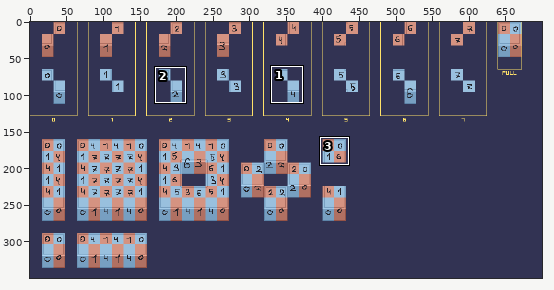
Edited in one commit: pixel-art file (src/Арт-Дизайн/Шаблоны/Wall.aseprite). Above: a wide view before the commit, with the close-up outlined.
Close-up. Before:
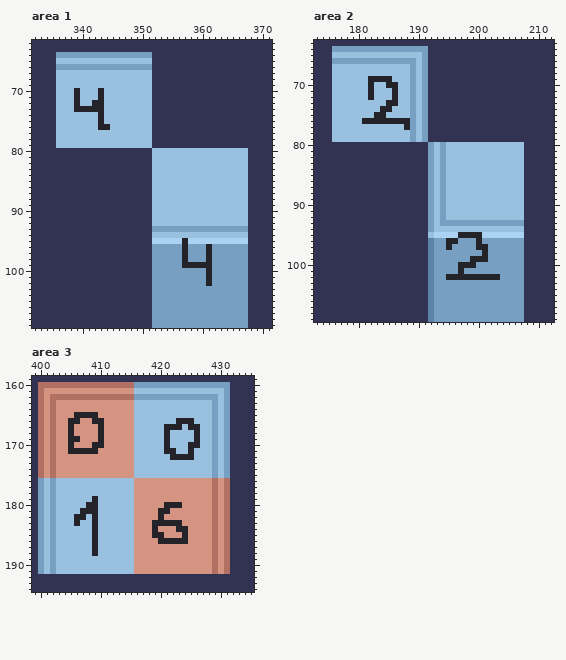
700x350 pixels, 1 frame. Shown: area 1: x 332..371, y 62..109; area 2: x 173..212, y 63..109; area 3: x 399..435, y 159..194. The commit also changed other parts of the picture, which this record leaves out.
And afterwards:
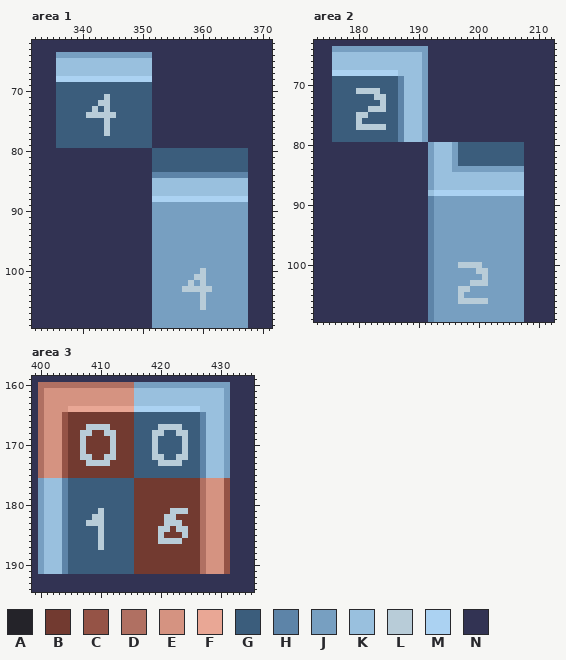
Palette (. is transparent): A #242329  B #723a30  C #955346  D #b07062  E #d59381  F #e9a795  G #3b5d7c  H #5d84a8  J #779fc1  K #99c0de  L #b8ccd8  M #abd2f2  N #323353
The edit:
Changed rows in their new state; - is an unchanged pixel.
Area 1, layer "Layer 2":
first column x 336:
 66 KKKKKKKKKKKKKKKK----------------
 68 MMMMMMMMMMMMMMMM----------------
 69 GGGGGGGGGGGGGGGG----------------
 70 GGGGGGGGGGGGGGGG----------------
 71 GGGGGGGGLGGGGGGG----------------
 72 GGGGGGGLLGGGGGGG----------------
 73 GGGGGGLGLGGGGGGG----------------
 74 GGGGGLLLLLGGGGGG----------------
 75 GGGGGGGGLGGGGGGG----------------
 76 GGGGGGGGLGGGGGGG----------------
 77 GGGGGGGGLGGGGGGG----------------
 78 GGGGGGGGGGGGGGGG----------------
 79 GGGGGGGGGGGGGGGG----------------
 80 ----------------GGGGGGGGGGGGGGGG
 81 ----------------GGGGGGGGGGGGGGGG
 82 ----------------GGGGGGGGGGGGGGGG
 83 ----------------GGGGGGGGGGGGGGGG
 84 ----------------HHHHHHHHHHHHHHHH
first column x 352:
 88 MMMMMMMMMMMMMMMM
 89 JJJJJJJJJJJJJJJJ
 90 JJJJJJJJJJJJJJJJ
 91 JJJJJJJJJJJJJJJJ
 92 JJJJJJJJJJJJJJJJ
 94 JJJJJJJJJJJJJJJJ
 95 JJJJJJJJJJJJJJJJ
 96 -----J---J------
 97 -----J---J------
 98 -----J---J------
 99 -----JJJJJ------
100 --------LJ------
101 -------LLJ------
102 ------L-LJ------
103 -----LLLLL------
104 --------L-------
105 --------L-------
106 --------L-------
Area 2, layer "Layer 2":
first column x 176:
 66 KKKKKKKKKKKKKK------------------
 67 -------------K------------------
 68 MMMMMMMMMMM--K------------------
 69 GGGGGGGGGGGH-K------------------
 70 GGGGGGGGGGGH-K------------------
 71 GGGGLLLLGGGH-K------------------
 72 GGGGGGGLLGGH-K------------------
 73 GGGGGGGGLGGH-K------------------
 74 GGGGGGLLLGGH-K------------------
 75 GGGGLLGGGGGH-K------------------
 76 GGGGLGGGGGGHKK------------------
 77 GGGGLLLLLGGHKK------------------
 78 GGGGGGGGGGGH-K------------------
 79 GGGGGGGGGGGH-K------------------
 80 ------------------K-JGGGGGGGGGGG
 81 ------------------K-JGGGGGGGGGGG
 82 ------------------K-JGGGGGGGGGGG
 83 ------------------K-JGGGGGGGGGGG
 84 ------------------K-JJJJJJJJJJJJ
 85 ------------------K-------------
 86 ------------------K-------------
 87 ------------------K-------------
 88 ----------------KMMMMMMMMMMMMMMM
 89 ----------------HJ-JJJJJJJJJJJJJ
 90 ----------------HJ-JJJJJJJJJJJJJ
 91 ----------------HJ-JJJJJJJJJJJJJ
 92 ----------------HJ-JJJJJJJJJJJJJ
 93 ----------------HJ--------------
 94 ----------------HJJJJJJJJJJJJJJJ
 95 ----------------HJJJJJJJJJJJJJJJ
 96 -------------------JJ---J-------
 97 -------------------J----JJ------
 98 -------------------------J------
 99 -----------------------JJJ------
100 ---------------------LLLL-------
101 ---------------------J--LL------
102 -------------------JJJJJJLJJ----
103 -----------------------LLL------
104 ---------------------LL---------
105 ---------------------L----------
106 ---------------------LLLLL------
Area 3, layer "Layer 2":
first column x 402:
162 EEEEEEEEEEEEEEKKKKKKKKKKKKKK--
163 E--------------------------K--
164 E--FFFFFFFFFFFMMMMMMMMMMM--K--
165 E-CBBBBBBBBBBBGGGGGGGGGGGH-K--
166 E-CBBBBBBBBBBBGGGGGGGGGGGH-K--
167 E-CBBBLLLLBBBBGGGGLLLLGGGH-K--
168 E-CBBLLBBLLBBBGGGLLGGLLGGH-K--
169 E-CBBLBBBBLBBBGGGLGGGGLGGH-K--
170 E-CBBLBBBBLBBBGGGLGGGGLGGH-K--
171 E-CBBLBBBBLBBBGGGLGGGGLGGH-K--
172 E-CBBLLBBLLBBBGGGLLGGLLGGH-K--
173 E-CBBBLLLLBBBBGGGGLLLLGGGH-K--
174 E-CBBBBBBBBBBBGGGGGGGGGGGH-K--
175 E-CBBBBBBBBBBBGGGGGGGGGGGH-K--
176 K-HGGGGGGGGGGGBBBBBBBBBBBD-E-C
177 K-HGGGGGGGGGGGBBBBBBBBBBBD-E-C
178 K-HGGGGGGGGGGGBBBBBBBBBBBD-E-C
179 K-HGGGGGGGGGGGBBBBBBBBBBBD-E-C
180 K-HGGGGGGGGGGGBBBBBBBBBBBD-E-C
181 K-HGGGGGLGGGGGBBBBBBLLLBBD-E-C
182 K-HGGGGLLGGGGGBBBBBLLBBBBD-E-C
183 K-HGGGLLLGGGGGBBBBBLLLBBBD-E-C
184 K-HGGGGGLGGGGGBBBBLLBLLBBD-E-C
185 K-HGGGGGLGGGGGBBBBLBBBLBBD-E-C
186 K-HGGGGGLGGGGGBBBBLLLLBBBD-E-C
187 K-HGGGGGLGGGGGBBBBBBBBBBBD-E-C
188 K-HGGGGGGGGGGGBBBBBBBBBBBD-E-C
189 K-HGGGGGGGGGGGBBBBBBBBBBBD-E-C
190 K-HGGGGGGGGGGGBBBBBBBBBBBD-E-C
191 K-HGGGGGGGGGGGBBBBBBBBBBBD-E-C
Boxes around the changes in both close-ups, in picture pixels (x1, y1, x2, y2):
changed: (56, 64, 248, 310)
changed: (332, 58, 416, 142)
changed: (428, 142, 524, 304)
changed: (50, 394, 230, 574)
